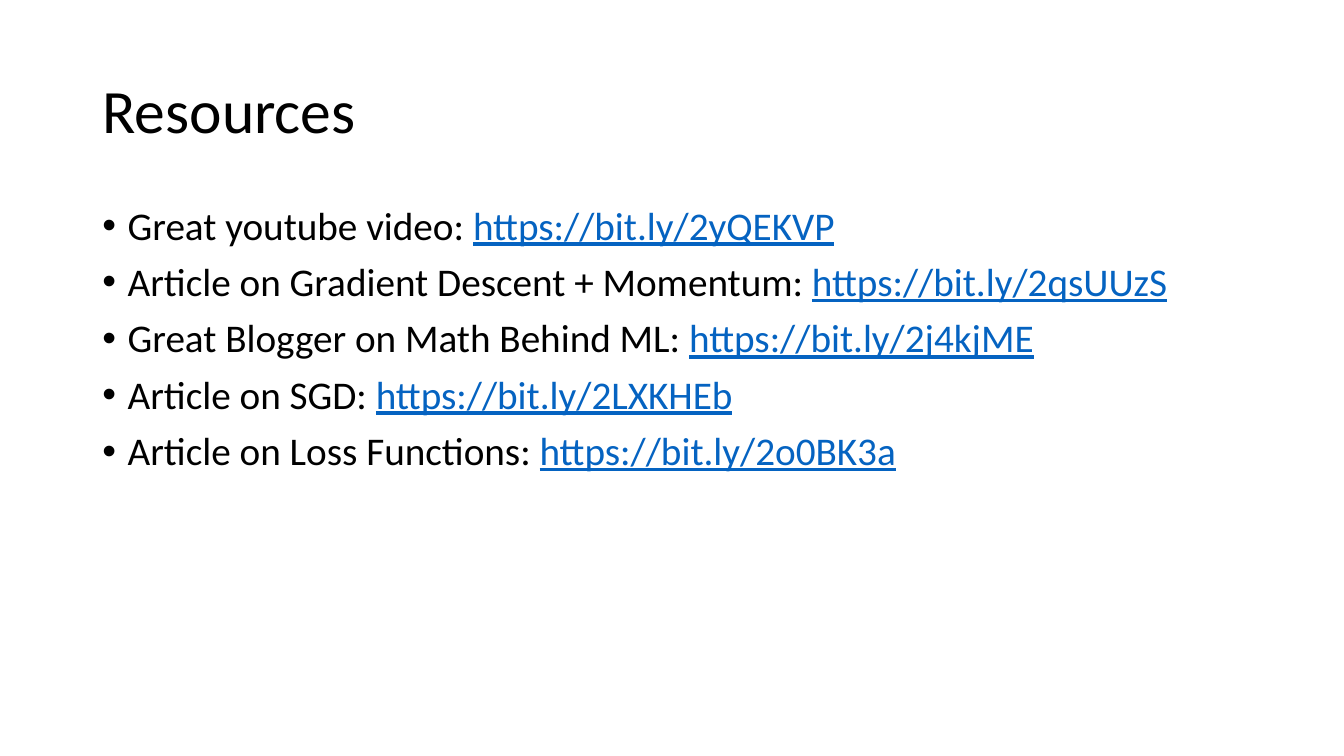
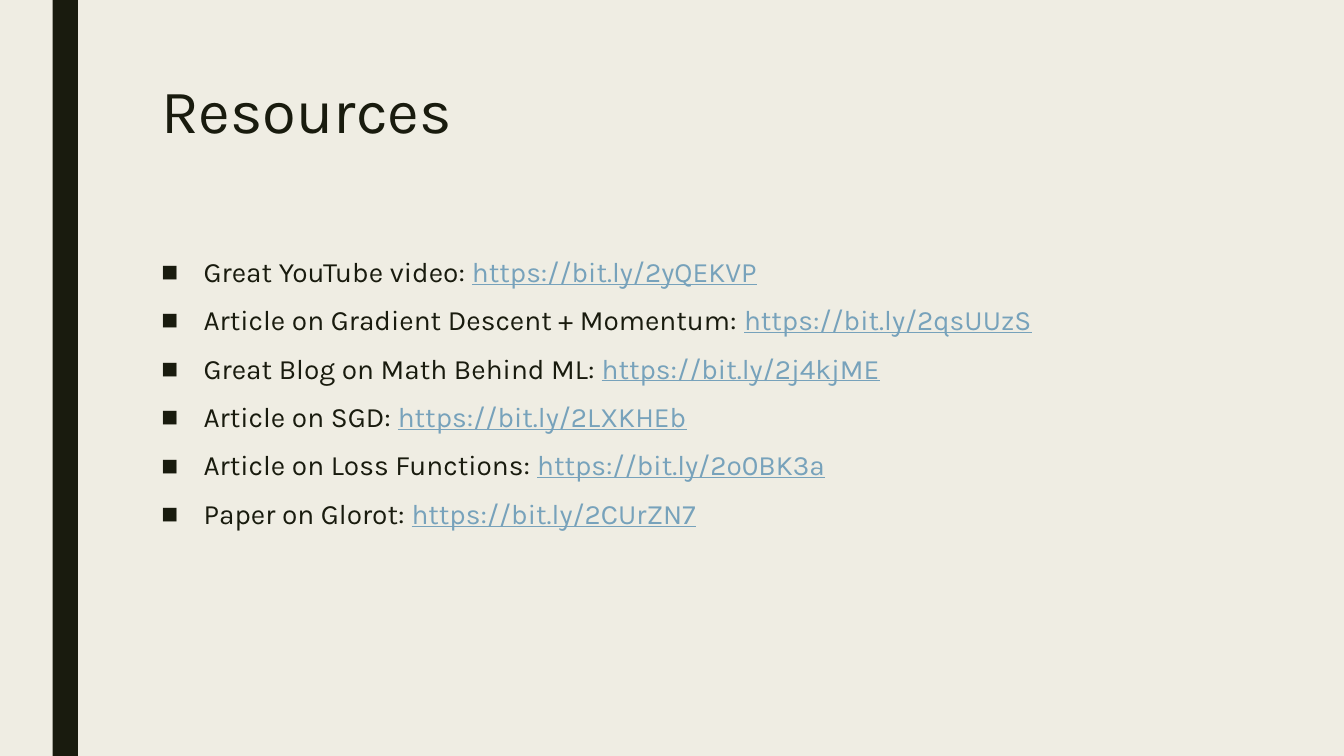
Before and after one commit to akiljames83/MacAI-2018, a slide deck: slide 20 of Lessons/Lesson2.pptx (slide 18 before the commit). Drawn at 1344x756 pixels with LibreOffice and Linux fonts; fonts in the diff are those of the drawing. Boxes give left, top, right and bottom in pixels: in the first picture for what was removed or moved away, otherwise in the second. Text is boxed around its words. In the diff, an @@ line names an element or a change of style, - is before the commit and + after.

```diff
--- a/Lessons/Lesson2.pptx
+++ b/Lessons/Lesson2.pptx
@@ background #FFFFFF to #EFEDE3 @@
@@ rectangle added at (52, 0, 78, 756), fill #191B0E @@
@@ title "Resources": place and size @@
-title "Resources" at (102, 93, 355, 134)
+title "Resources" at (161, 94, 451, 134)
@@ title "Resources" at (161, 94, 451, 134): font Calibri to Karla, text colour #000000 to #191B0E; line spacing 0.9 to 0.89; vertical alignment middle to top @@
@@ text "Great YouTube video: https://bit.ly/2yQEKVP": place and size @@
-text "Great YouTube video: https://bit.ly/2yQEKVP" at (128, 212, 1167, 472)
+text "Great YouTube video: https://bit.ly/2yQEKVP" at (204, 261, 1031, 531)
@@ text at (204, 261, 757, 289): text changed; size 28 to 20 pt; font Calibri to Karla; text colour #0563C1 to #77A2BB @@
-• Great youtube video: https://bit.ly/2yQEKVP
+■ Great YouTube video: https://bit.ly/2yQEKVP
@@ text at (204, 309, 1031, 482): size 28 to 20 pt, font Calibri to Karla in "Article on Gradient Descent + Momentum: https://bit.ly/2qsUU ...", "Article on SGD: https://bit.ly/2LXKHEb", "Article on Loss Functions: https://bit.ly/2o0BK3a"; text colour #000000 to #191B0E in "Article on Gradient Descent + Momentum:", "Article on SGD:", "Article on Loss Functions:"; text colour #0563C1 to #77A2BB in "https://bit.ly/2qsUUzS", "https://bit.ly/2LXKHEb", "https://bit.ly/2o0BK3a"; bullet • to ■; line spacing 0.9 to 0.94; more space between paragraphs @@
@@ text at (204, 358, 880, 386): text changed; size 28 to 20 pt; font Calibri to Karla; text colour #000000 to #191B0E @@
-• Great Blogger on Math Behind ML: https://bit.ly/2j4kjME
+■ Great Blog on Math Behind ML: https://bit.ly/2j4kjME
@@ text at (204, 503, 696, 531): paragraph added @@
+■ Paper on Glorot: https://bit.ly/2CUrZN7
```
Also in this commit, not shown: 19 other slides changed, 2 slides added.
